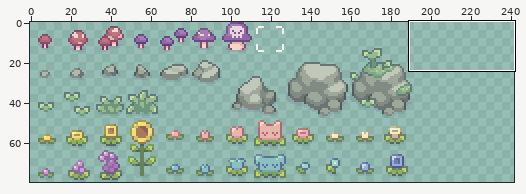
Two versions of one sprite sheet, sprites/objects/Mushrooms, Flowers, Stones.png. The first picture is a wide view before the edit; the outline marks the close-up.
Close-up. Before:
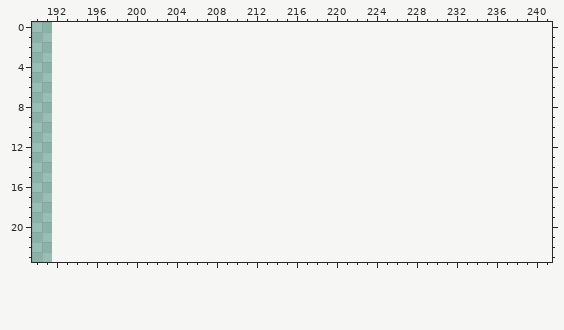
The file is 192x80 pixels. Colours within 5 levels of each other are drawn and written as one. Shown: x 190..241, y 0..23. The old version is drawn lined up with the new one, on the new canvas. The wide view leaves out empty margins.
After:
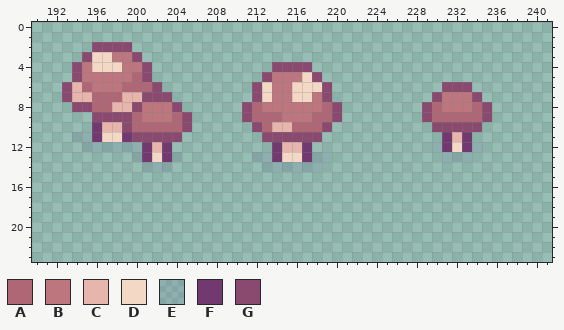
Palette (. is transparent): A #af6776  B #bd757e  C #e8b5ac  D #f3d8c5  E #5040861e  F #713970  G #8a4a70
Diff:
{"change": "canvas 192x80 -> 261x80"}
{"y":2,"x":196,"old":"....","new":"GGGG"}
{"y":3,"x":195,"old":"......","new":"GDDBBG"}
{"y":4,"x":194,"old":"........","new":"GBDDDBBG"}
{"y":4,"x":214,"old":"....","new":"GGGG"}
{"y":5,"x":194,"old":"........","new":"GBBBBBAG"}
{"y":5,"x":213,"old":"......","new":"GBBBDG"}
{"y":6,"x":193,"old":"..........","new":"GCABBBAAAG"}
{"y":6,"x":212,"old":"........","new":"GDBBDDDG"}
{"y":6,"x":231,"old":"...","new":"GGG"}
{"y":7,"x":193,"old":"...........","new":"GCCAAACCGGG"}
{"y":7,"x":212,"old":"........","new":"GDBBDDBG"}
{"y":7,"x":230,"old":".....","new":"GBBBG"}
{"y":8,"x":194,"old":"...........","new":"GGAACCGBBBG"}
{"y":8,"x":211,"old":"..........","new":"GABBBBBBAG"}
{"y":8,"x":229,"old":".......","new":"GABBBAG"}
{"y":9,"x":196,"old":"..........","new":"GGGGABBBAG"}
{"y":9,"x":211,"old":"..........","new":"GAAABBBAAG"}
{"y":9,"x":229,"old":".......","new":"GAAAAAG"}
{"y":10,"x":196,"old":"..........","new":"FCCGAAAAAG"}
{"y":10,"x":212,"old":"........","new":"GACCAAAG"}
{"y":10,"x":230,"old":".....","new":"GGGGG"}
{"y":11,"x":194,"old":"...........","new":"EEFDDFGGGGG"}
{"y":11,"x":213,"old":"......","new":"GGGGGG"}
{"y":11,"x":231,"old":"...","new":"FCF"}
{"y":12,"x":195,"old":".........","new":"EEEEEEFCF"}
{"y":12,"x":214,"old":"....","new":"FCCF"}
{"y":12,"x":230,"old":".....","new":"EFDFE"}
{"y":13,"x":200,"old":".....","new":"EFDFE"}
{"y":13,"x":212,"old":"........","new":"EEFDDFEE"}
{"y":13,"x":231,"old":"...","new":"EEE"}
{"y":14,"x":201,"old":"...","new":"EEE"}
{"y":14,"x":213,"old":"......","new":"EEEEEE"}
{"label":"added","picture_box":[62,42,192,172]}
{"label":"added","picture_box":[242,62,342,172]}
{"label":"added","picture_box":[422,82,492,162]}
